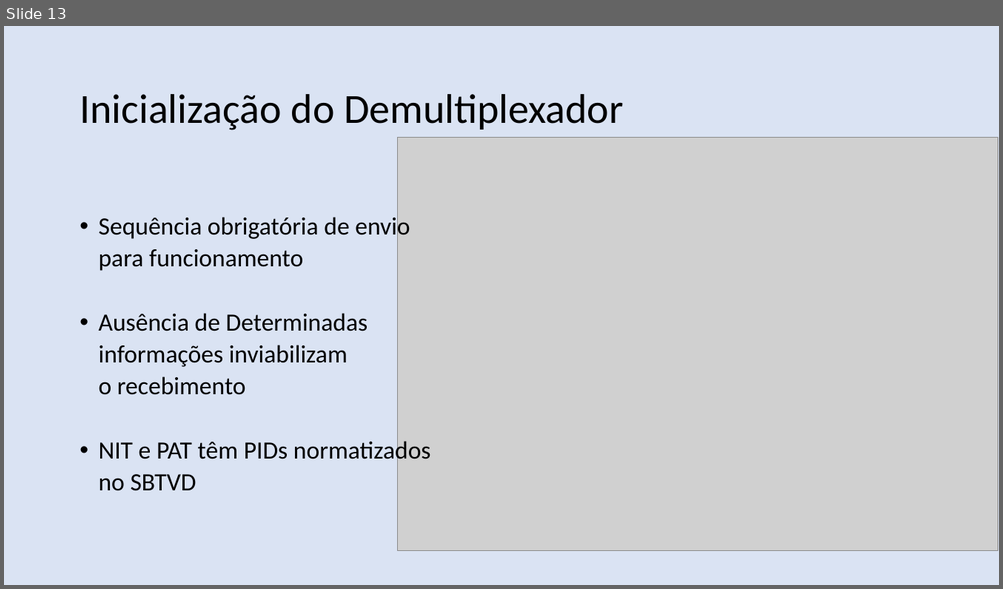
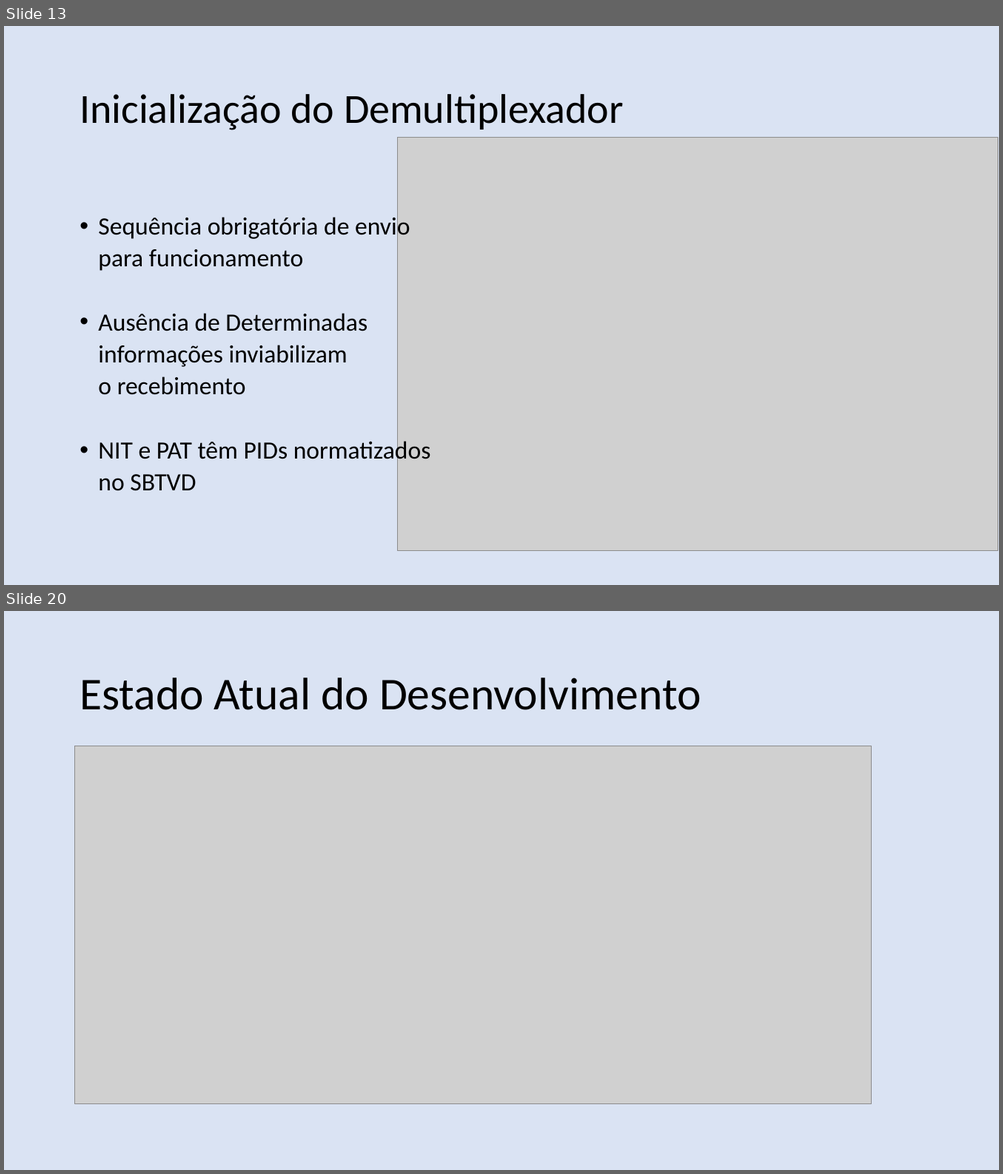
Before and after one commit to nasall2/TCC, a slide deck: relatorio/abntex2-modelos-1.9.2/figuras/apresentacao.pptx. Shown one above the other, each under a label of ours: slide 13 before the commit, slides 13 and 20 after it; the slides between them are not shown. The pictures are 1003x589 and 1003x1174 pixels, drawn with LibreOffice and Linux fonts; fonts in the diff are those of the drawing; grey boxes stand for pictures. Boxes give left, top, right and bottom in pixels: in the first picture for what was removed or moved away, otherwise in the second. Text is boxed around its words. In the diff, an @@ line names an element or a change of style, - is before the commit and + after.

```diff
--- a/relatorio/abntex2-modelos-1.9.2/figuras/apresentacao.pptx
+++ b/relatorio/abntex2-modelos-1.9.2/figuras/apresentacao.pptx
@@ slide 20 added at bbox=[4, 611, 999, 1170], background #DAE3F3 @@
@@ text added at bbox=[79, 678, 700, 710], 44 pt, text #000000 @@
+Estado Atual do Desenvolvimento
@@ picture added at bbox=[75, 746, 871, 1104] @@
```
Also in this commit, not shown: 2 slides changed, 6 other slides added, 2 other files.
